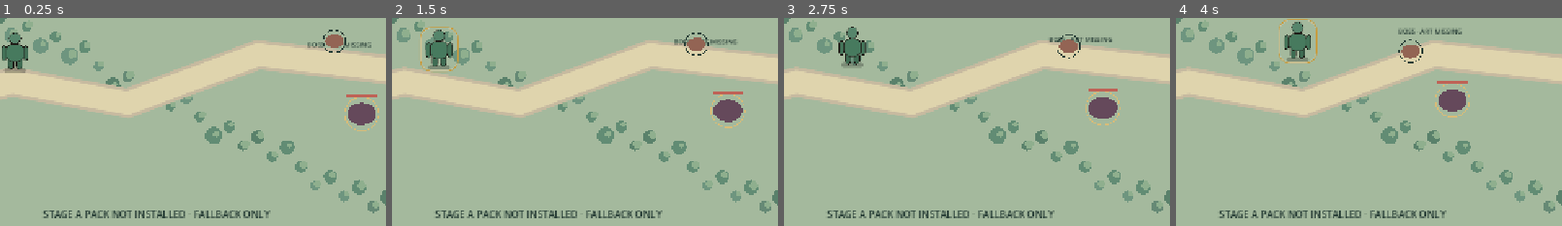
Above: before the commit, frames 1-4 (left to right).
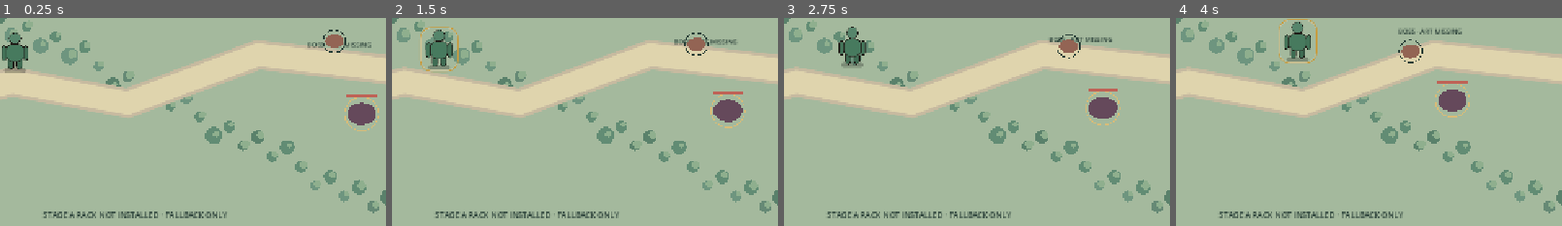
Above: after the commit, the same moments.

Repository: vuanhtuan161094-byte/TongMonBaDao
Game: Godot game, scene res://scenes/labs/combat_v4_visual_pilot.tscn
Same seed, same stepped clock (60 frames per second), same inputs: the game is played once before the commit and once after it. This scene is started directly instead of the project's main scene.
Inputs (mouse positions are % of the whole screen's width and height, from its top left):
- Up to frame 1 (0.25 s): no input
- Up to frame 2 (1.5 s): click "Chơi lại" at 0.5 s; click (28, 45) at 1.25 s
- Up to frame 3 (2.75 s): click "Tạm dừng" at 2 s
- Up to frame 4 (4 s): click "Tiếp tục" at 2.75 s; click (36, 44) at 3.5 s
The pictures show only the part of the screen within x 23-73%, y 38-88%; the shares and areas given below are measured in that part.

The runs differ from the first frame. In frame 1, 1.4% of the frame differs, in the area x 11-71%, y 92-97%; in frame 2, 1.4%; in frame 3, 1.4%; in frame 4, 1.4%.

Commit message:
CMB-V4: original 2-way hero concept pose fallback when Stage A pack is absent

Diff:
--- a/godot/src/presentation/labs/combat_v4_world_view.gd
+++ b/godot/src/presentation/labs/combat_v4_world_view.gd
@@ -19,7 +19,12 @@
     "wolf_attack": "res://assets/labs/combat_v4/original/thanh_lang_attack_concept_256.png",
     "wolf_hit": "res://assets/labs/combat_v4/original/thanh_lang_hit_concept_256.png",
     "wolf_downed": "res://assets/labs/combat_v4/original/thanh_lang_downed_concept_256.png",
-    "boss_idle": "res://assets/labs/combat_v4/original/hac_lang_vuong_idle_concept_512.png"
+    "boss_idle": "res://assets/labs/combat_v4/original/hac_lang_vuong_idle_concept_512.png",
+    "human_idle": "res://assets/labs/combat_v4/original/01_idle_concept_512.png",
+    "human_walk": "res://assets/labs/combat_v4/original/02_walk_concept_512.png",
+    "human_attack": "res://assets/labs/combat_v4/original/04_attack_concept_512.png",
+    "human_hit": "res://assets/labs/combat_v4/original/06_hit_concept_512.png",
+    "human_downed": "res://assets/labs/combat_v4/original/07_downed_concept_512.png"
 }
 const ORIGINAL_ART_HASHES := {
     "wolf_idle": "66512ed97090af2f059c47aa7ac4b079396cf6b720432c5dcdde19ecf12499c2",
@@ -28,7 +33,12 @@
     "wolf_attack": "578a8732de8baf169066da26885f8f83ee1482120f4e04d583389014a4d9e63d",
     "wolf_hit": "341eb66656149fc36b6507300a37687d21425d9108bdb4ff0fd1fe6aefd620f6",
     "wolf_downed": "14e383b9b185c66ef0590a44323bad370f32e702b006c8799bb835f0e01490e1",
-    "boss_idle": "b515de27e2e71a7f506294236f6b835bfb44777b33d3611b01c324c3f7c429bc"
+    "boss_idle": "b515de27e2e71a7f506294236f6b835bfb44777b33d3611b01c324c3f7c429bc",
+    "human_idle": "32d94d5b1c02f5aac1dd7c9c0e803d454a83db52f287de48c2b1da2db7dbff61",
+    "human_walk": "7738899b232c502134aa30ecf203790d89f1ca202cf9df63ebb2e8151f67e8a5",
+    "human_attack": "86eedc20d95d5b4611b0f10b43255937a3d1c33acdb7ad6f302859b2a3ffc043",
+    "human_hit": "cc67ee5cffb4ba0d60c4669e2b338e9f4c9fee48d83b52870208097e3e06c261",
+    "human_downed": "82c7aede9d9e3f7797d1ad01045b7583189680aab47b5b71f2a1b15d4fc95241"
 }
 const SOURCE_HASHES := {
     "res://assets/labs/combat_v4/terrain/stone_courtyard.png": "c157965bd15f2747a55b602d4320dc34ad70c9129f79cc17eb8b4b139897468a",
@@ -38,6 +48,7 @@
 
 var battle: MapBattleV2
 var disciple_visual: ModularDiscipleActor
+var human_concept_sprite: Sprite2D
 var stage_art_loaded := false
 var last_disciple_position := Vector2(-999.0, -999.0)
 var last_facing: StringName = &"right"
@@ -80,6 +91,9 @@
     battle = authority
     if disciple_visual != null:
         disciple_visual.queue_free()
+    if human_concept_sprite != null:
+        human_concept_sprite.queue_free()
+        human_concept_sprite = null
     for n in monster_nodes.values():
         if is_instance_valid(n):
             (n as Sprite2D).queue_free()
@@ -97,6 +111,14 @@
     var installed := FemaleStageAAssetLoader.apply_public_direction(disciple_visual, &"right")
     stage_art_loaded = int(installed.get("applied", 0)) == 14
     disciple_visual.set_status_text("")
+    if not stage_art_loaded and original_textures.has("human_idle"):
+        # Optional original-art illustration is an explicit pose PROOF, not a rig.
+        disciple_visual.visible = false
+        human_concept_sprite = Sprite2D.new()
+        human_concept_sprite.name = "Original_Hero_Pose_Proof"
+        human_concept_sprite.texture = original_textures["human_idle"]
+        human_concept_sprite.texture_filter = CanvasItem.TEXTURE_FILTER_LINEAR
+        add_child(human_concept_sprite)
     last_disciple_position = Vector2(-999.0, -999.0)
     last_facing = CombatV4TwoWayFacing.RIGHT
     # The concept wolf/boss images are one SIDE profile, never Up/Down renders.
@@ -148,6 +170,20 @@
         if visual_clock < disciple_reaction_until:
             disciple_visual.current_clip = StringName(disciple_reaction_pose)
             disciple_visual.set_facing_from_delta(Vector2.ZERO)
+        if human_concept_sprite != null:
+            var visual_clip := "human_idle"
+            if float(actor.get("hp", 0.0)) <= 0.0:
+                visual_clip = "human_downed"
+            elif visual_clock < disciple_reaction_until:
+                visual_clip = "human_" + disciple_reaction_pose
+            elif moving:
+                visual_clip = "human_walk"
+            if original_textures.has(visual_clip):
+                human_concept_sprite.texture = original_textures[visual_clip]
+            human_concept_sprite.flip_h = CombatV4TwoWayFacing.flip_h(last_facing)
+            human_concept_sprite.scale = Vector2.ONE * 0.17
+            human_concept_sprite.position = position_on_map - Vector2(0, 224.0 * 0.17)
+            human_concept_sprite.z_index = disciple_visual.z_index
         last_disciple_position = logical
         disciple_visual.modulate.a = 0.36 if float(actor.get("hp", 0.0)) <= 0.0 else 1.0
         break
@@ -305,7 +341,11 @@
         draw_arc(at, 19.0 + (0.5 - ttl) * 17.0, -1.9, 1.4, 28,
             Color("#68a995") if kind == "heal" else Color("#e2ba72"), 2.2)
     if not stage_art_loaded:
-        _draw_label("STAGE A PACK NOT INSTALLED · FALLBACK ONLY", Vector2(370, 590), 16, INK)
+        _draw_label(
+            "ORIGINAL FEMALE POSE PROOF · STAGE A PACK ABSENT" if human_concept_sprite != null
+            else "STAGE A PACK NOT INSTALLED · FALLBACK ONLY",
+            Vector2(370, 590), 13, INK
+        )
     if source_loaded.is_empty():
         _draw_label("ENV ART NOT STAGED · PROCEDURAL GROUND", Vector2(375, 610), 12, INK)
 
